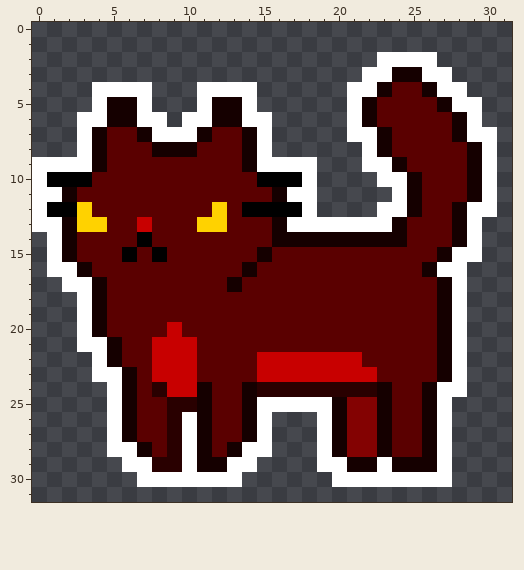
Edited in one commit: pixel-art sprite (assets/sprites/catto-underground.png). Above is the file before it was changed.
The file is 32x32 pixels.
Now the later version:
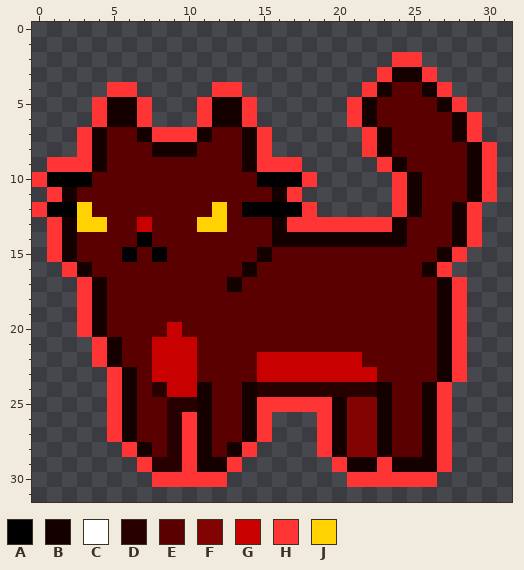
Palette (. is transparent): A #000000  B #150000  C #ffffff  D #290000  E #5a0000  F #830202  G #c80000  H #ff3434  J #ffd200
The exact change:
@@ x 0..31 @@
  1 ................................
- 2 .......................CCCC.....
- 3 ......................CCBBCC....
- 4 ....CCCC...CCCC......CCBEEBCC...
- 5 ....CBBC...CBBC......CBEEEEBCC..
- 6 ...CCBBCC.CCBBCC.....CBEEEEEBC..
- 7 ...CBEEBCCCBEEBC.....CCBEEEEBCC.
- 8 ...CBEEEBBBEEEBC......CBEEEEEBC.
- 9 CCCCBEEEEEEEEEBCCCC...CCBEEEEBC.
-10 CAAAEEEEEEEEEEEAAAC....CCBEEEBC.
-11 CCBEEEEEEEEEEEEEBCC.....CBEEEBC.
-12 CAAJEEEEEEEEJEAAAAC....CCBEEBCC.
-13 CCBJJEEGEEEJJEEEBCCCCCCCBEEEBC..
-14 .CBEEEEAEEEEEEEEBBBBBBBBBEEEBC..
-15 .CBEEEAEAEEEEEEBEEEEEEEEEEEBCC..
-16 .CCBEEEEEEEEEEBEEEEEEEEEEEBCC...
-17 ..CCBEEEEEEEEBEEEEEEEEEEEEEBC...
-18 ...CBEEEEEEEEEEEEEEEEEEEEEEBC...
-19 ...CBEEEEEEEEEEEEEEEEEEEEEEBC...
-20 ...CBEEEEGEEEEEEEEEEEEEEEEEBC...
-21 ...CCBEEGGGEEEEEEEEEEEEEEEEBC...
-22 ....CBEEGGGEEEEGGGGGGGEEEEEBC...
-23 ....CCBEGGGEEEEGGGGGGGGEEEEBC...
-24 .....CBEDGGBEEBDDDDDDDDBEEBCC...
-25 .....CBEEDDBEEBCCCCCBFFBEEBC....
-26 .....CBEEDCBEEBC...CBFFBEEBC....
-27 .....CBEEDCBEEBC...CBFFBEEBC....
-28 .....CCBEDCBEBCC...CBFFBEEBC....
-29 ......CCDDCBBCC....CCBBCBBBC....
-30 .......CCCCCCC......CCCCCCCC....
+ 2 ........................HH......
+ 3 .......................HBBH.....
+ 4 .....HH.....HH........HBEEBH....
+ 5 ....HBBH...HBBH......HBEEEEBH...
+ 6 ....HBBH...HBBH......HBEEEEEBH..
+ 7 ...HBEEBHHHBEEBH......HBEEEEBH..
+ 8 ...HBEEEBBBEEEBH......HBEEEEEBH.
+ 9 .HHHBEEEEEEEEEBHHH.....HBEEEEBH.
+10 HAAAEEEEEEEEEEEAAAH.....HBEEEBH.
+11 .HBEEEEEEEEEEEEEBH......HBEEEBH.
+12 HAAJEEEEEEEEJEAAAAH.....HBEEBH..
+13 .HBJJEEGEEEJJEEEBHHHHHHHBEEEBH..
+14 .HBEEEEAEEEEEEEEBBBBBBBBBEEEBH..
+15 .HBEEEAEAEEEEEEBEEEEEEEEEEEBH...
+16 ..HBEEEEEEEEEEBEEEEEEEEEEEBH....
+17 ...HBEEEEEEEEBEEEEEEEEEEEEEBH...
+18 ...HBEEEEEEEEEEEEEEEEEEEEEEBH...
+19 ...HBEEEEEEEEEEEEEEEEEEEEEEBH...
+20 ...HBEEEEGEEEEEEEEEEEEEEEEEBH...
+21 ....HBEEGGGEEEEEEEEEEEEEEEEBH...
+22 ....HBEEGGGEEEEGGGGGGGEEEEEBH...
+23 .....HBEGGGEEEEGGGGGGGGEEEEBH...
+24 .....HBEDGGBEEBDDDDDDDDBEEBH....
+25 .....HBEEDDBEEBHHHHHBFFBEEBH....
+26 .....HBEEDHBEEBH...HBFFBEEBH....
+27 .....HBEEDHBEEBH...HBFFBEEBH....
+28 ......HBEDHBEBH....HBFFBEEBH....
+29 .......HDDHBBH......HBBHBBBH....
+30 ........HHHHH........HHHHHH.....
 31 ................................
Boxes around the changes in both pictures, in picture pixels (x1, y1, x2, y2):
changed: (32, 52, 497, 487)
